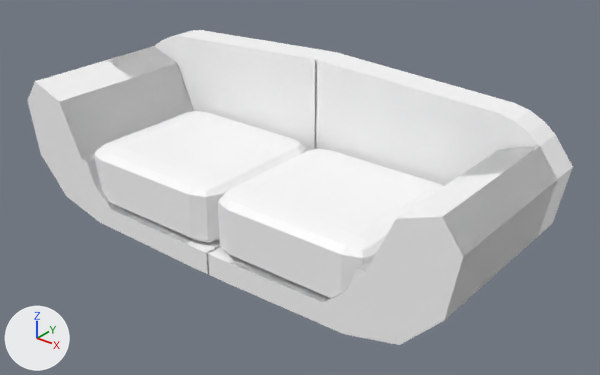
The glTF model Assets/3D Assets/Layout concinai/futuristic.canapea.glb, before and after one commit.
Both versions are drawn from a 50 mm lens placed at (7.7, -16.77, 9.11), pointed at (0.48, -7.75, 3.52). Arrows for +X, +Y and +Z are at lower left; the lights stay in place. Where no turn or scale is listed for an object, it has been applied to the vertices.

Before the edit, the objects in view are built like this:
```python
mat_material_001 = principled_material('Material.001')
mat_material_001.base_color = (1.0, 1.0, 1.0)  # white #ffffff
me_cube_003 = bpy.data.meshes.new('Cube.003')
me_cube_003.from_pydata(...)  # 266 vertices, 564 faces; spans x -4.06..4.06, y -1.55..1.58, z -0.86..1.81
me_cube_003.materials.append(mat_material_001)  # white #ffffff
ob_cube_002 = bpy.data.objects.new('Cube.002', me_cube_003)
ob_cube_002.location = (0.07, -7.85, 3.44)
```
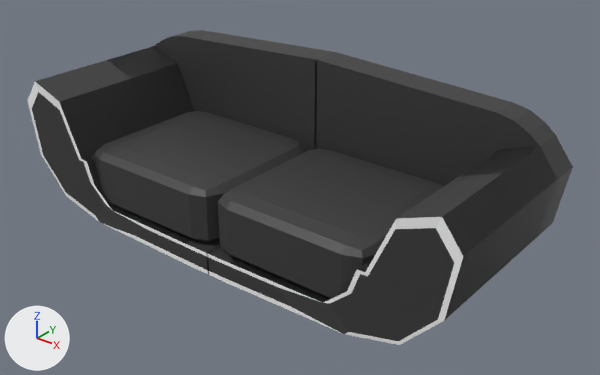
Pixel boxes [x1, y1, x2, y2] of what changed, in the pictures (600 x 375 px):
'Cube.002', surface changed (white to black)
    both: [29, 30, 573, 345]

The change, as a diff of the scene's bpy script:
```diff
--- a/Assets/3D Assets/Layout concinai/futuristic.canapea.glb.py
+++ b/Assets/3D Assets/Layout concinai/futuristic.canapea.glb.py
@@ img_colorpaletblender @@
+img_colorpaletblender = load_image('ColorPaletBlender', '_unpacked/ColorPaletBlender', 256, 256, 'sRGB')
@@ mat_material_001 @@
 mat_material_001 = principled_material('Material.001')
-mat_material_001.base_color = (1.0, 1.0, 1.0)  # white #ffffff
+mat_material_001.texture = img_colorpaletblender
```
